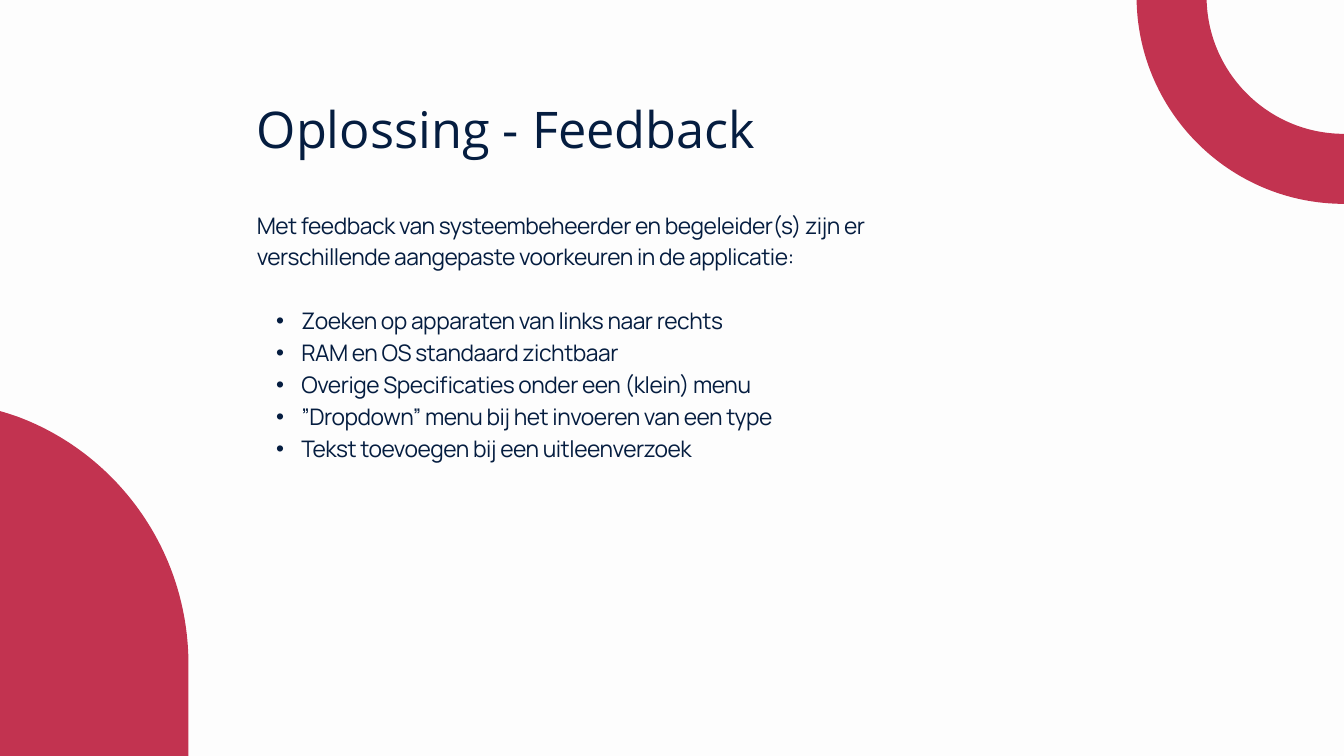
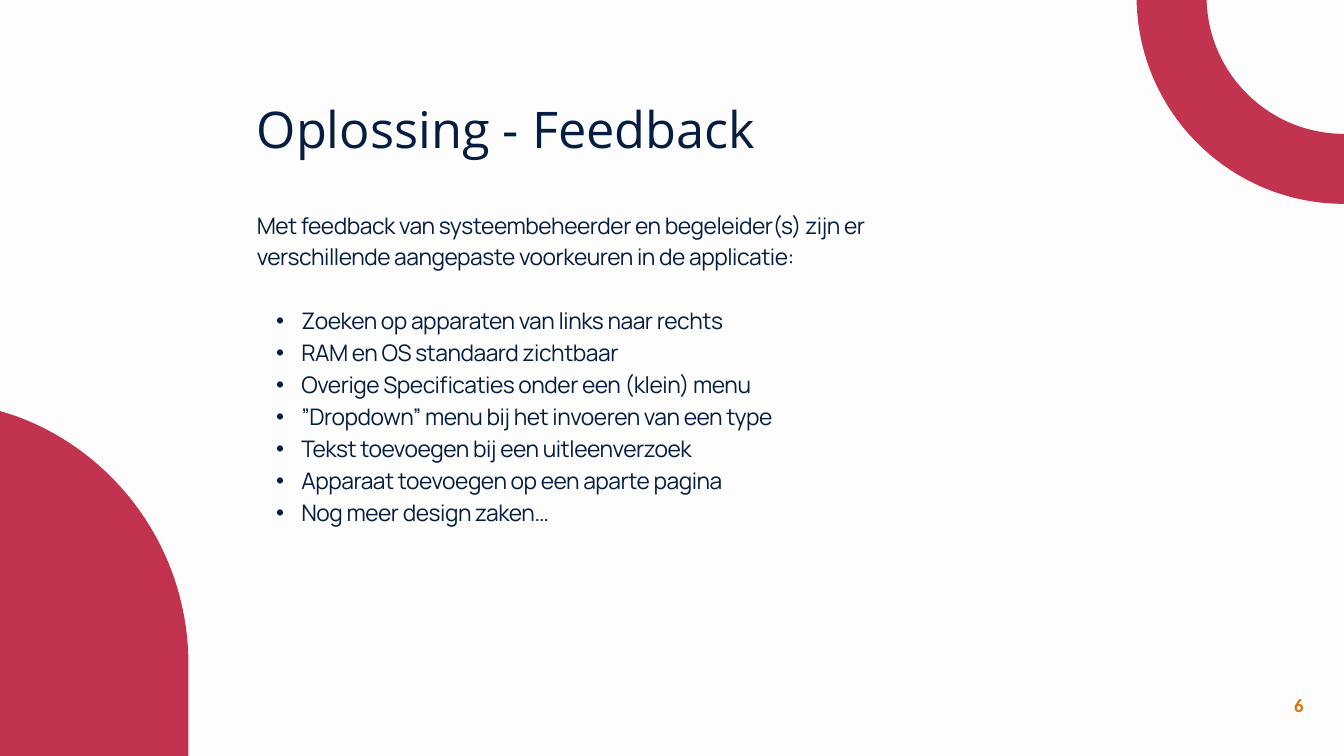
Before and after one commit to MarkStreek/QuintorCatalogBackEnd, a slide deck: slide 6 of docs/presentatie.pptx. Drawn at 1344x756 pixels with LibreOffice and Linux fonts; fonts in the diff are those of the drawing. Boxes give left, top, right and bottom in pixels: in the first picture for what was removed or moved away, otherwise in the second. Text is boxed around its words. In the diff, an @@ line names an element or a change of style, - is before the commit and + after.

```diff
--- a/docs/presentatie.pptx
+++ b/docs/presentatie.pptx
@@ text at (301,472,723,527): paragraphs added @@
+  • Apparaat toevoegen op een aparte pagina
+  • Nog meer design zaken…
@@ page number added at (1294,699,1303,712), 20 pt, text #E46C0A, bold @@
+6
```
Also in this commit, not shown: 8 other slides changed, 2 slides added, 1 other file.
